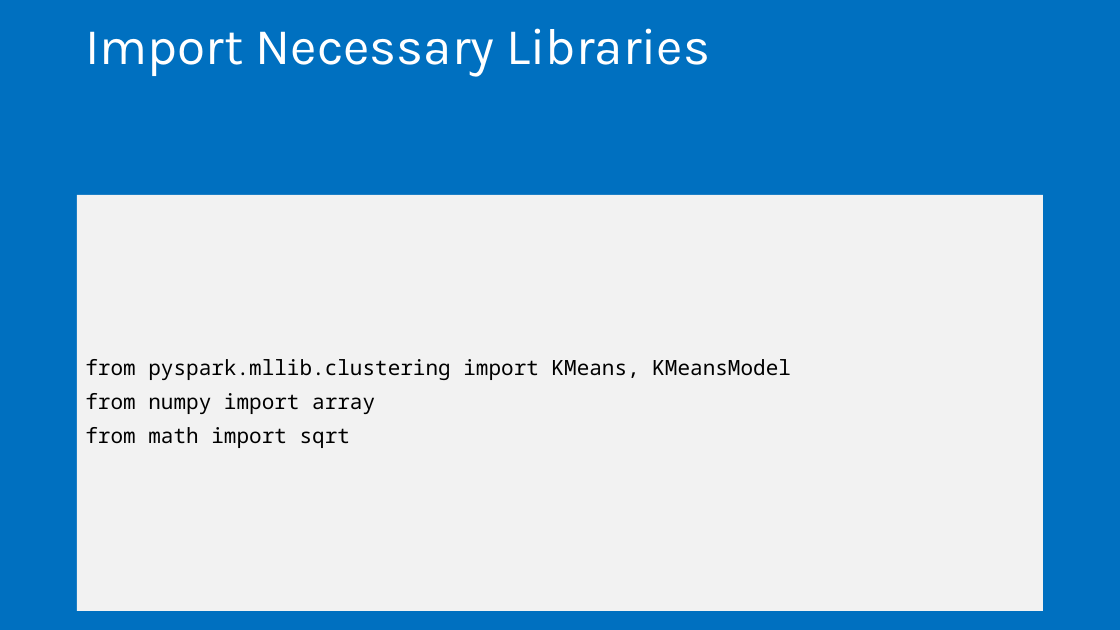
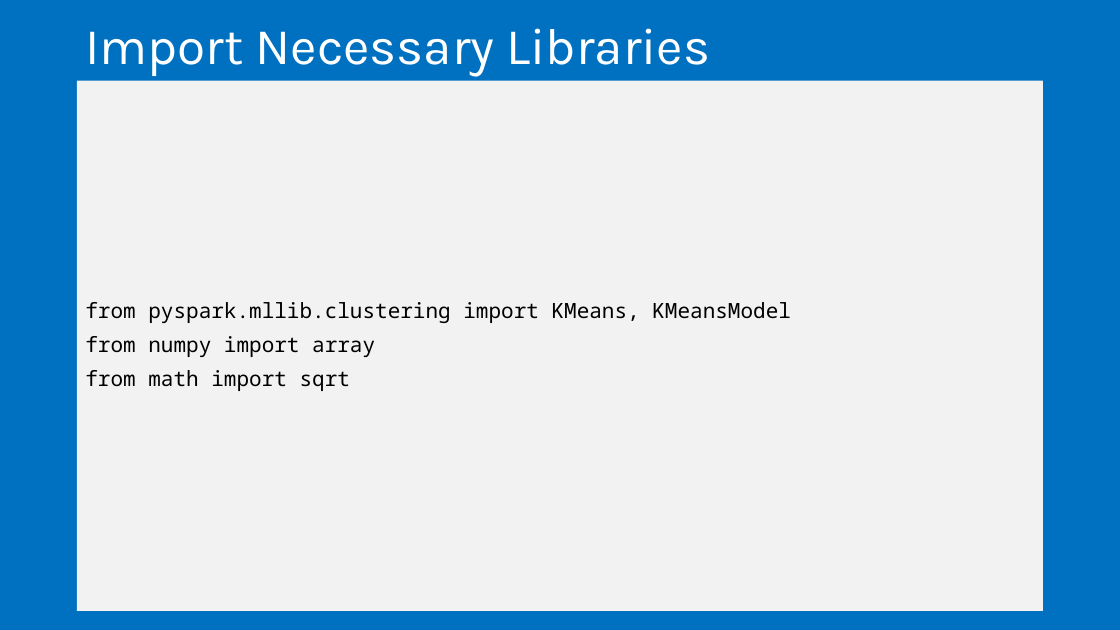
Before and after one commit to microsoft/AcademicContent, a slide deck: slide 16 of Instructor-Led/Module5/Lessons/Module5_Lesson5 Clustering.pptx. Drawn at 1120x630 pixels with LibreOffice and Linux fonts; fonts in the diff are those of the drawing. Boxes give left, top, right and bottom in pixels: in the first picture for what was removed or moved away, otherwise in the second. Text is boxed around its words. In the diff, an @@ line names an element or a change of style, - is before the commit and + after.

```diff
--- a/Instructor-Led/Module5/Lessons/Module5_Lesson5 Clustering.pptx
+++ b/Instructor-Led/Module5/Lessons/Module5_Lesson5 Clustering.pptx
@@ text "from pyspark.mllib.clustering import KMeans, KMeansModel": place and size @@
-text "from pyspark.mllib.clustering import KMeans, KMeansModel" at <box>77,195,1044,611</box>
+text "from pyspark.mllib.clustering import KMeans, KMeansModel" at <box>77,81,1044,611</box>
```
Also in this commit, not shown: 11 other files.
